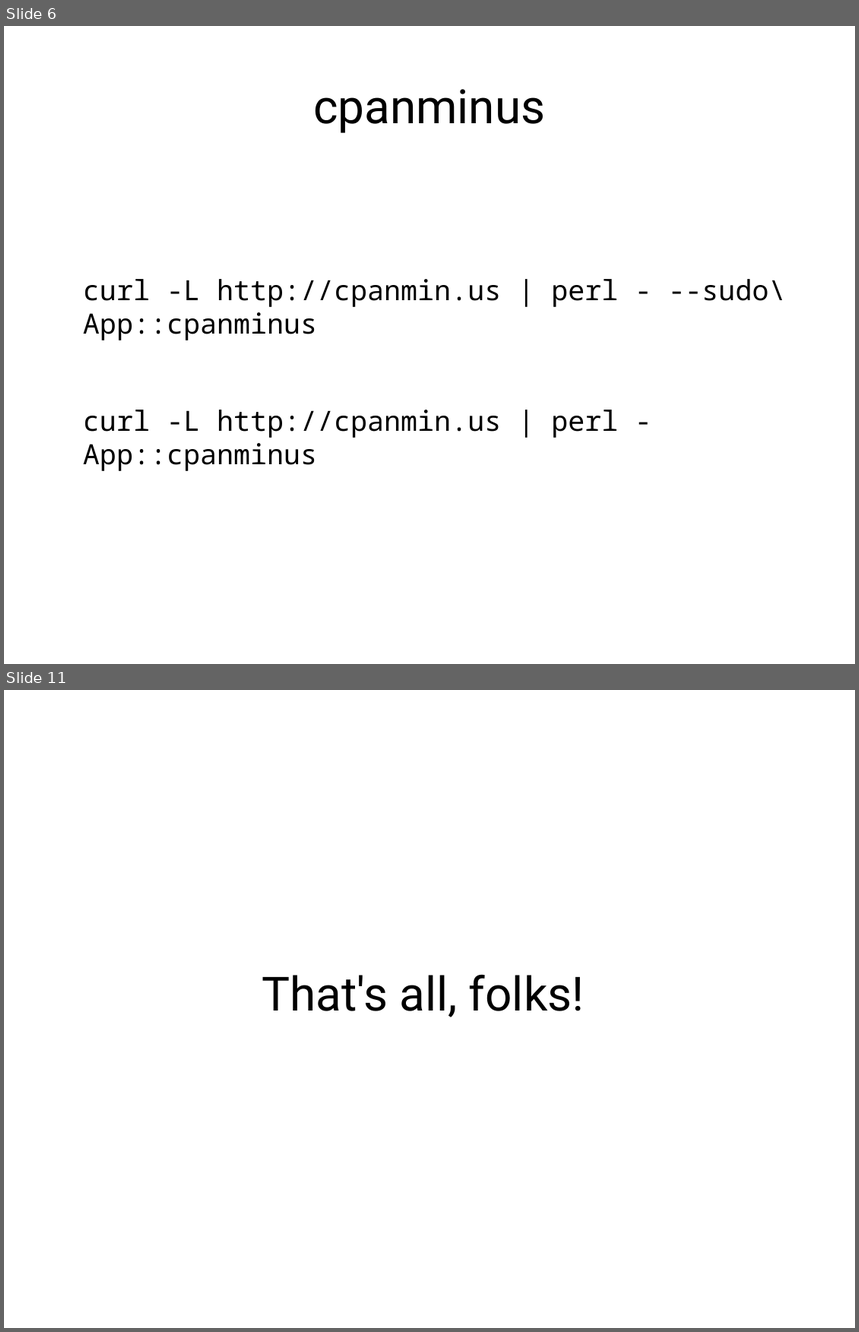
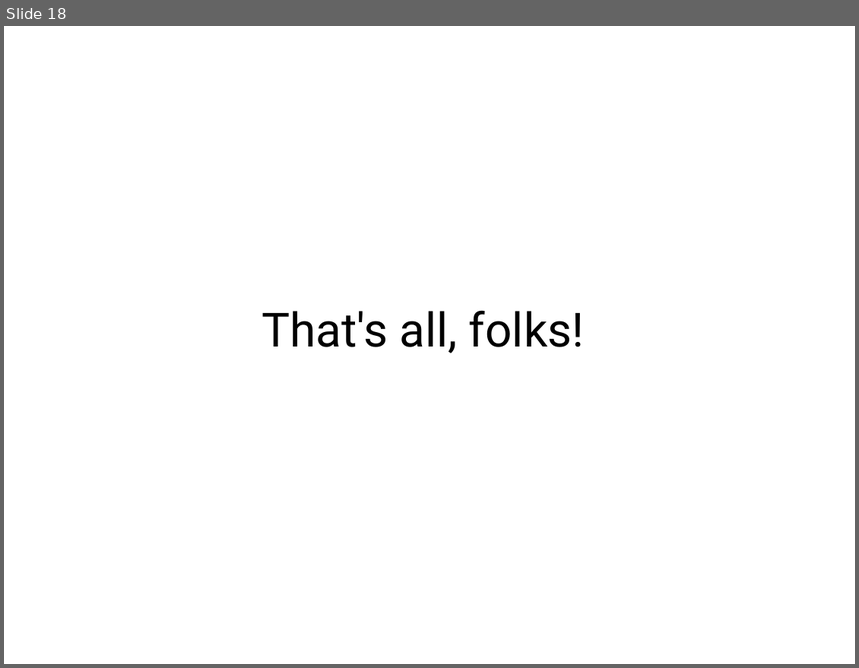
Before and after one commit to erezschatz/Presentation, a slide deck: tools.odp. Shown one above the other, each under a label of ours: slides 6 and 11 before the commit, slide 18 after it; the slides between them are not shown. The pictures are 859x1332 and 859x668 pixels, drawn with LibreOffice and Linux fonts; fonts in the diff are those of the drawing. Boxes give left, top, right and bottom in pixels: in the first picture for what was removed or moved away, otherwise in the second. Text is boxed around its words. In the diff, an @@ line names an element or a change of style, - is before the commit and + after.

```diff
--- a/tools.odp
+++ b/tools.odp
@@ slide 6 removed at bbox=[4, 26, 855, 664], background #FFFFFF @@
@@ title removed at bbox=[313, 89, 545, 133] @@
-cpanminus
@@ text removed at bbox=[83, 279, 785, 471] @@
-curl -L http://cpanmin.us | perl - --sudo\ App::cpanminus
-curl -L http://cpanmin.us | perl - App::cpanminus
@@ what was slide 11 is now slide 18 @@
```
Also in this commit, not shown: 17 slides added, 9 other slides removed, 1 other file.
